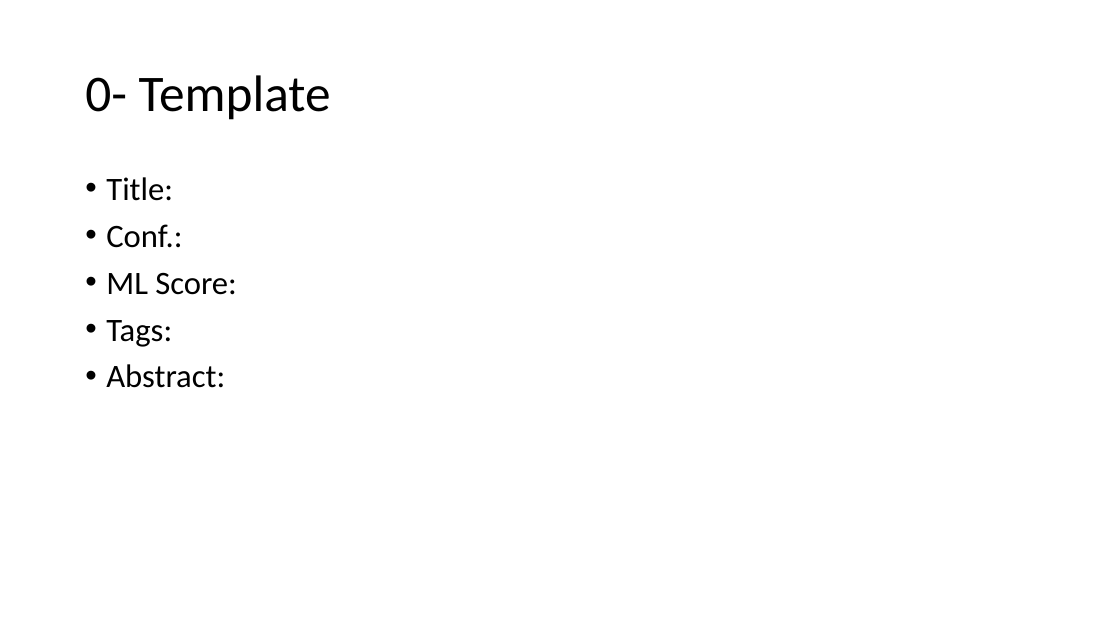
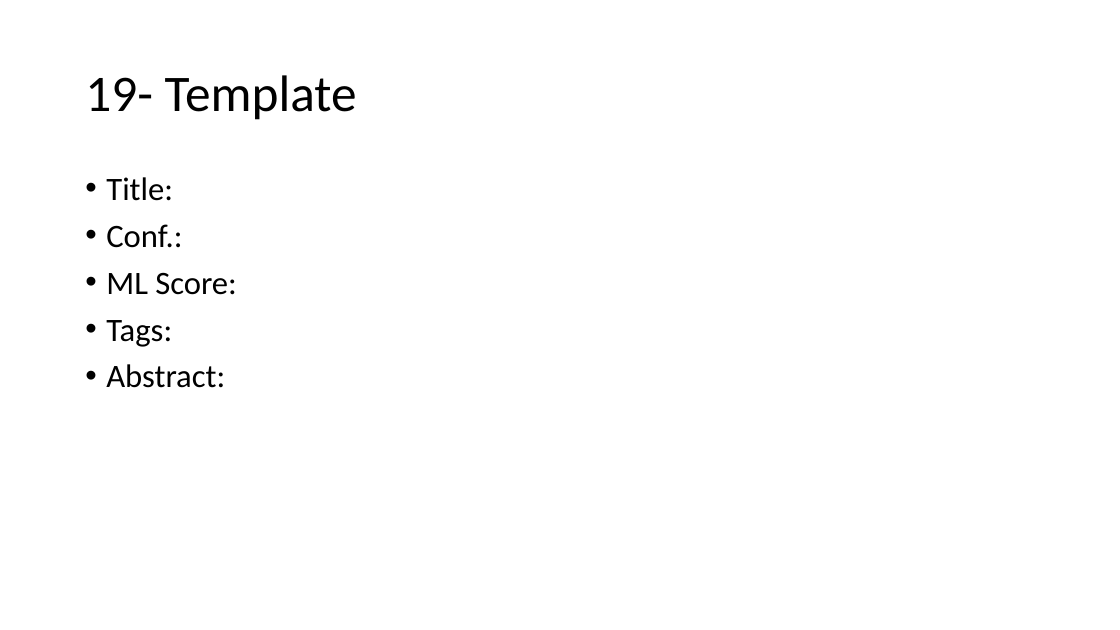
Before and after one commit to AhmadM-DL/SEML, a slide deck: slide 48 of SEML.pptx (slide 45 before the commit). Drawn at 1120x630 pixels with LibreOffice and Linux fonts; fonts in the diff are those of the drawing. Boxes give left, top, right and bottom in pixels: in the first picture for what was removed or moved away, otherwise in the second. Text is boxed around its words. In the diff, an @@ line names an element or a change of style, - is before the commit and + after.

```diff
--- a/SEML.pptx
+++ b/SEML.pptx
@@ title at [85, 75, 357, 120]: text changed @@
-0- Template
+19- Template
```
Also in this commit, not shown: 2 other slides changed, 3 slides added, 1 other file.
